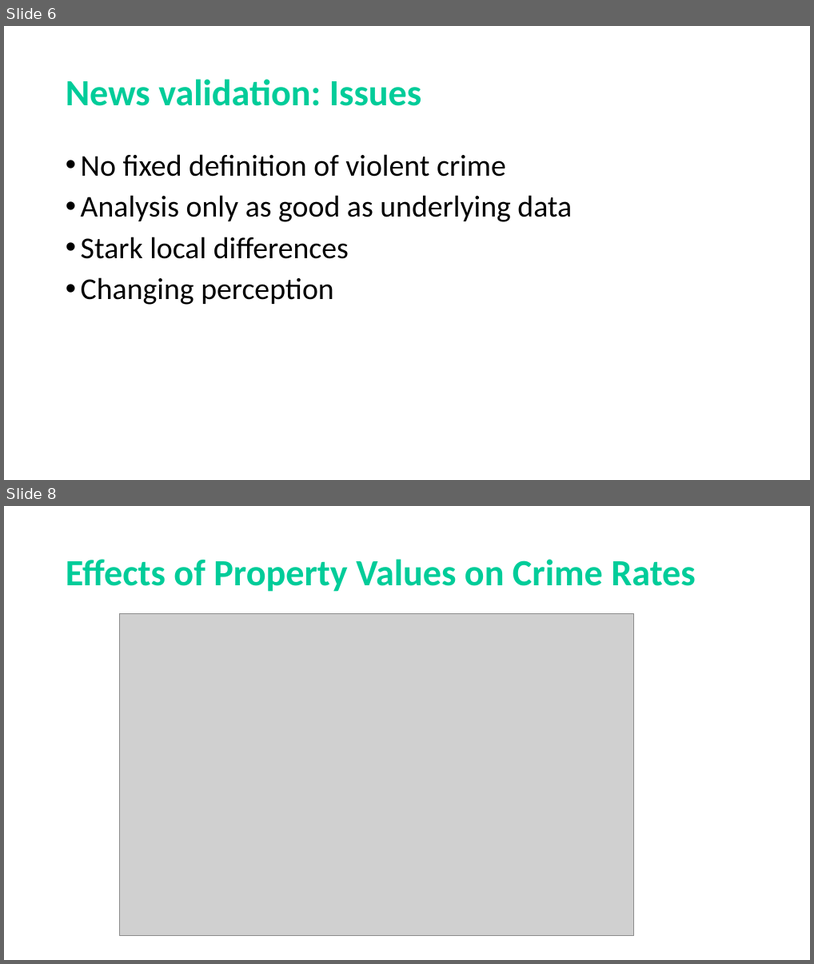
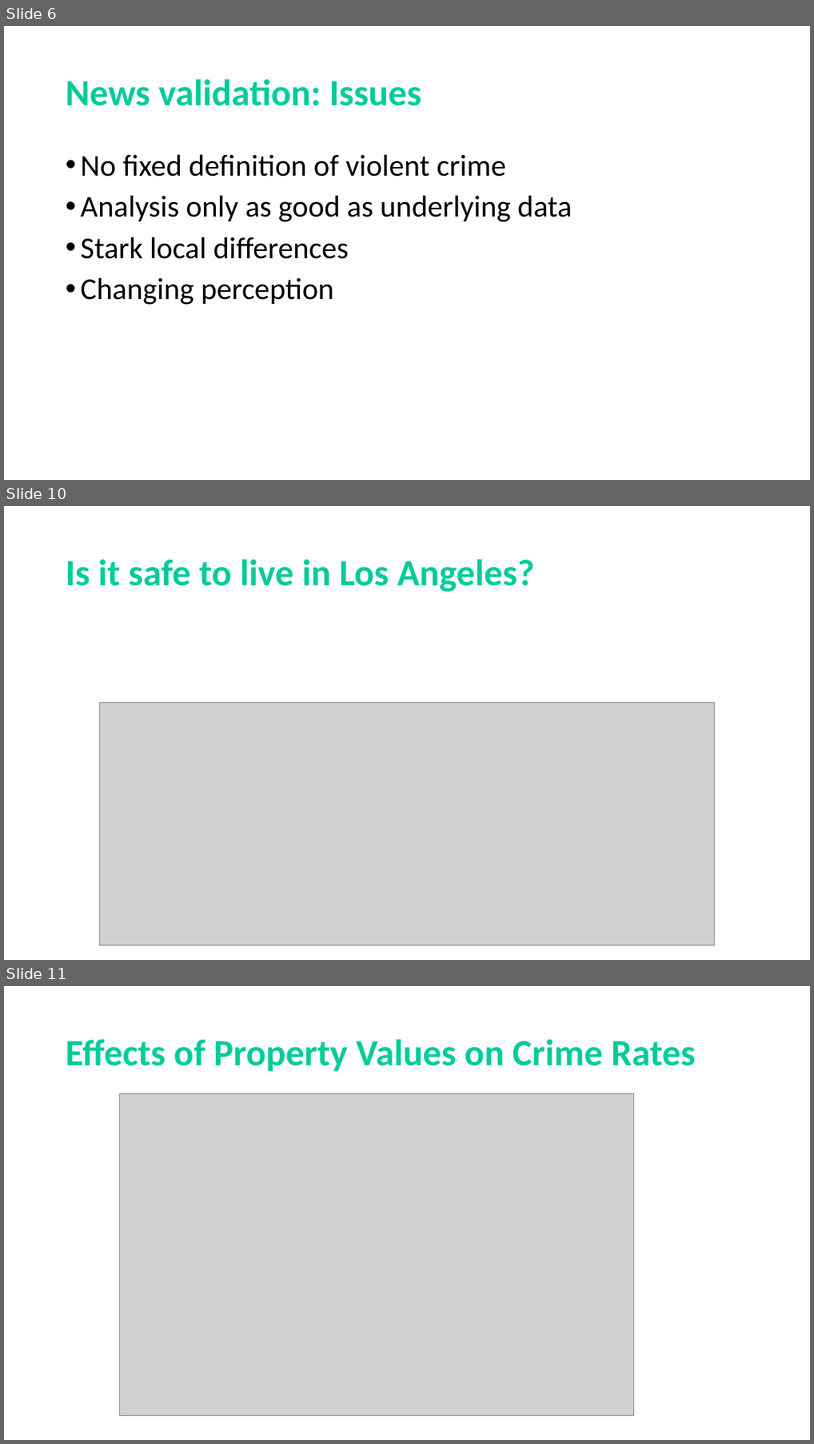
Before and after one commit to frederikdebruyker/Los-Angeles-Crime-Statistics, a slide deck: Presentation Project1 - Los Angeles Crime Statistics.pptx. Shown one above the other, each under a label of ours: slides 6 and 8 before the commit, slides 6, 10 and 11 after it; the slides between them are not shown. The pictures are 814x964 and 814x1444 pixels, drawn with LibreOffice and Linux fonts; fonts in the diff are those of the drawing; grey boxes stand for pictures. Boxes give left, top, right and bottom in pixels: in the first picture for what was removed or moved away, otherwise in the second. Text is boxed around its words. In the diff, an @@ line names an element or a change of style, - is before the commit and + after.

```diff
--- a/Presentation Project1 - Los Angeles Crime Statistics.pptx
+++ b/Presentation Project1 - Los Angeles Crime Statistics.pptx
@@ slide 10 added at bbox=[4, 506, 810, 960], background #FFFFFF @@
@@ title added at bbox=[66, 559, 535, 592], 44 pt, text #00CC99, bold @@
+Is it safe to live in Los Angeles?
@@ picture added at bbox=[99, 702, 715, 944] @@
@@ what was slide 8 is now slide 11 @@
```
Also in this commit, not shown: 1 slide changed, 2 other slides added.
